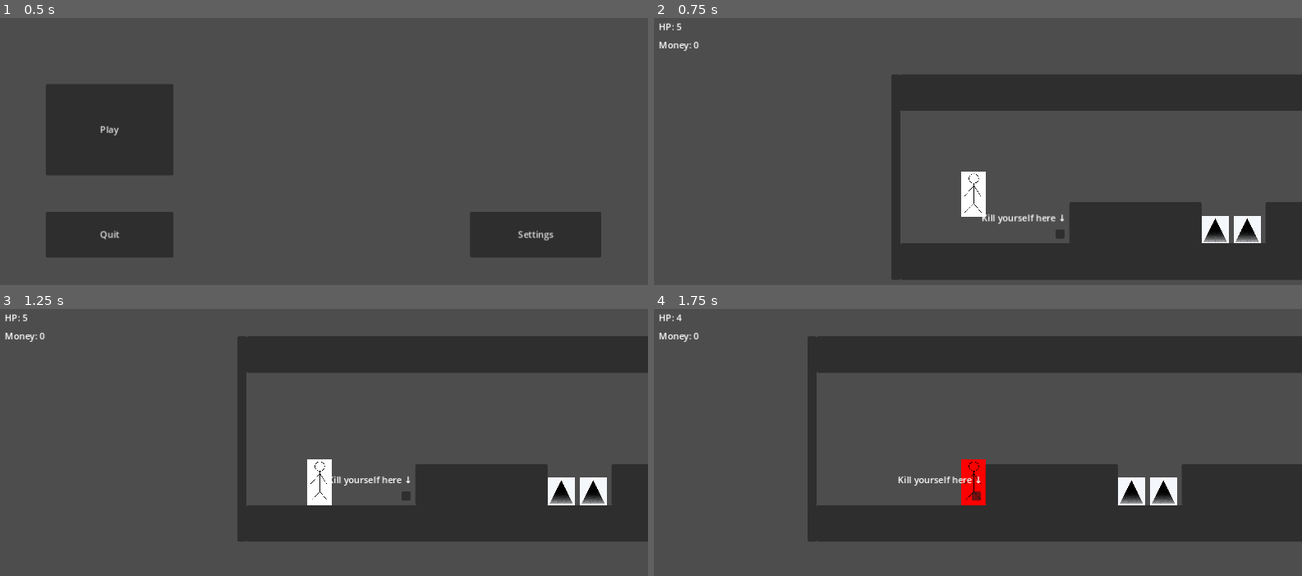
Above: before the commit, frames 1-4 (two rows, left to right).
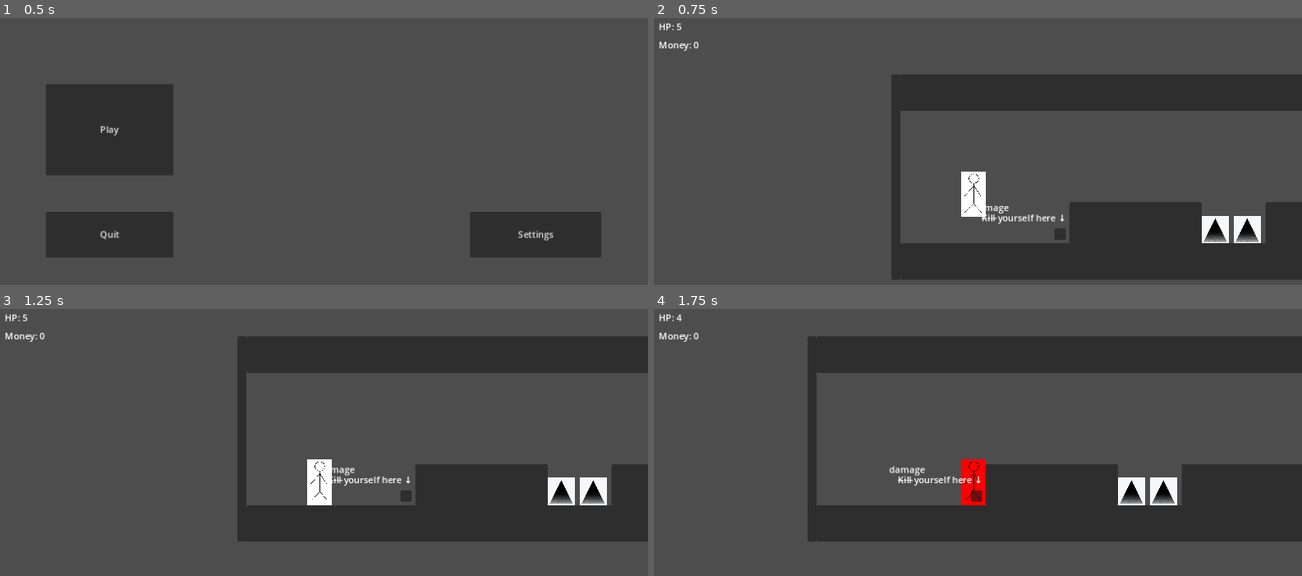
Above: after the commit, the same moments.

Repository: supereason333/platformer
Game: Godot game, scene res://main menu/main_menu.tscn
The game is run twice, just before and just after one commit, with the same random seed, the same clock (stepped at 60 frames per second) and the same inputs.
Inputs (mouse positions are in pixels of both pictures, inside the frame that each line leads up to):
- Up to frame 1 (0.5 s): no input
- Up to frame 2 (0.75 s): click "Play" at 0.5 s
- Up to frame 3 (1.25 s): no input
- Up to frame 4 (1.75 s): tap Enter at 1.25 s; move the mouse to (1120, 463) at 1.27 s; hold D (right_key) from 1.28 s (still down); tap Right (dash_key) at 1.35 s; click (1120, 463) at 1.42 s; tap Space (jump_key) at 1.52 s

Frame 1 is identical in both runs. In frame 2, less than 0.1% of the frame differs, in the area x 49-64%, y 70-84%; in frame 3, less than 0.1%; in frame 4, 0.1%, in the area x 36-51%, y 58-73%.

Commit message:
minor changes

Diff:
--- a/testing/the_killyourself_machine.tscn
+++ b/testing/the_killyourself_machine.tscn
@@ -24,13 +24,20 @@
 [node name="area" type="CollisionShape2D" parent="."]
 shape = SubResource("RectangleShape2D_10rh7")
 
+[node name="Label2" type="Label" parent="area"]
+offset_left = -153.0
+offset_top = -58.0
+offset_right = -11.0
+offset_bottom = -32.0
+text = "damage"
+
 [node name="damager" type="Node" parent="."]
 
 [node name="Panel" type="Panel" parent="."]
-offset_left = -8.0
-offset_top = -8.0
-offset_right = 8.0
-offset_bottom = 8.0
+offset_left = -10.0
+offset_top = -10.0
+offset_right = 10.0
+offset_bottom = 10.0
 
 [node name="Label" type="Label" parent="."]
 offset_left = -138.0
@@ -38,3 +45,10 @@
 offset_right = 4.0
 offset_bottom = -14.0
 text = "Kill yourself here ↓"
+
+[node name="Label2" type="Label" parent="."]
+offset_left = -138.0
+offset_top = -40.0
+offset_right = 4.0
+offset_bottom = -14.0
+text = "-----"
